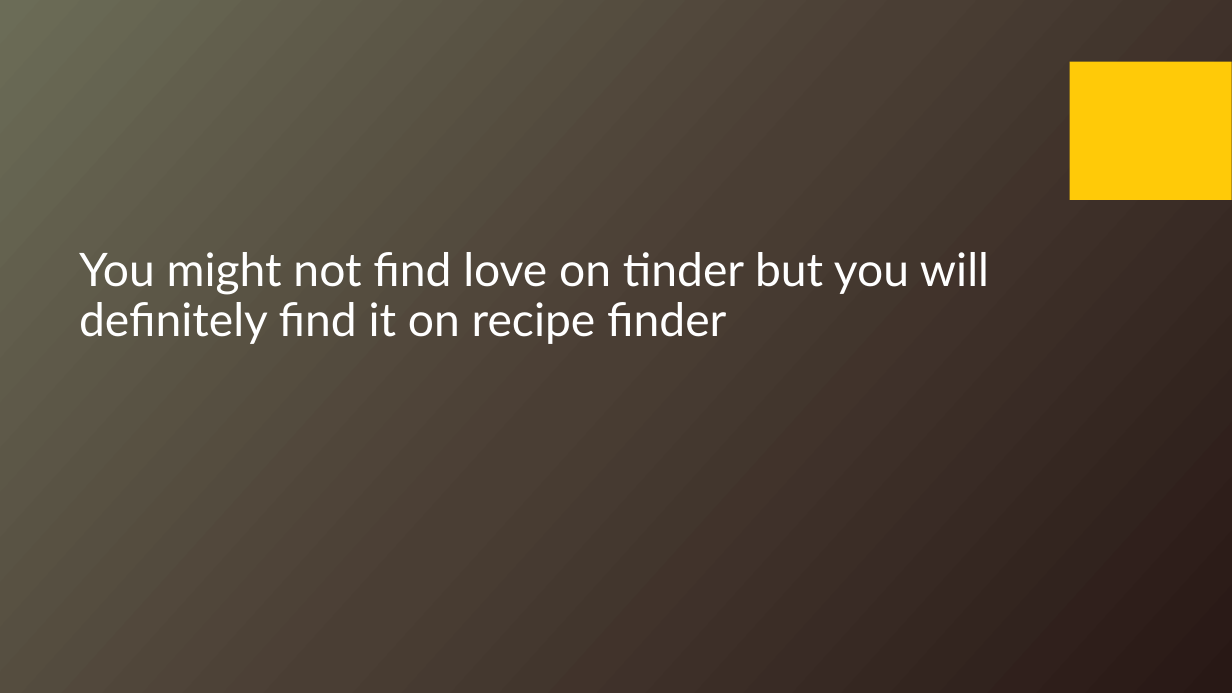
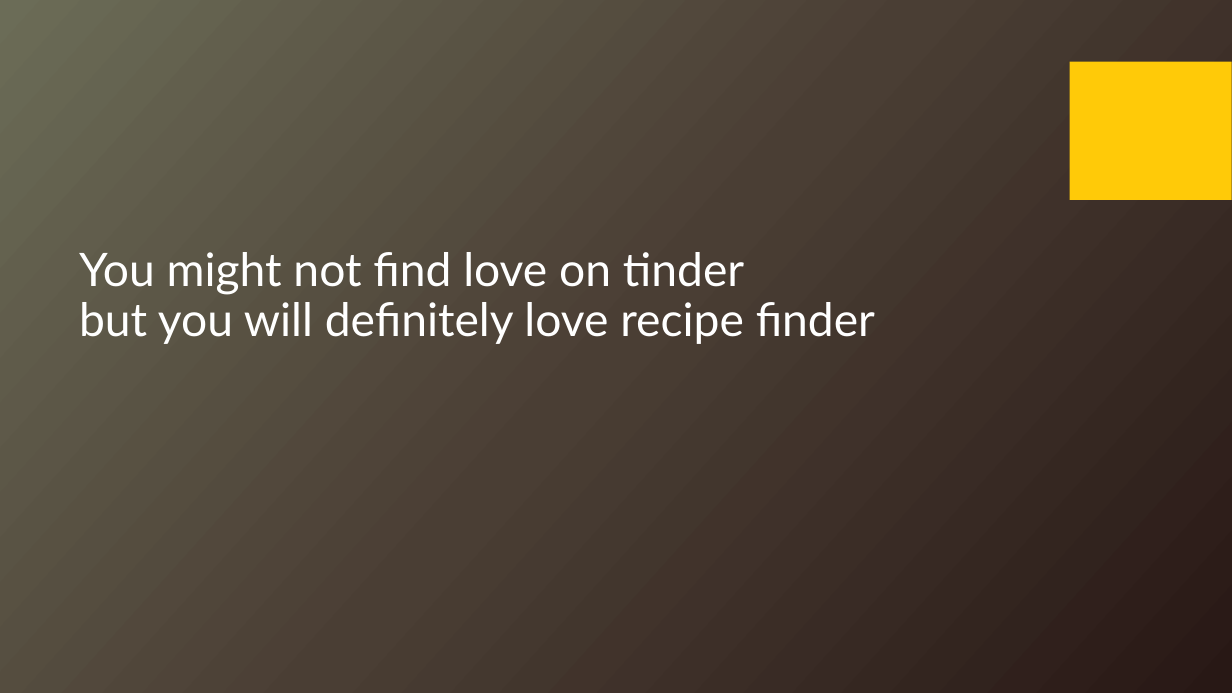
Before and after one commit to etaoin-shrdlu/HackHarvard22, a slide deck: slide 8 of Presentation.pptx (slide 6 before the commit). Drawn at 1232x693 pixels with LibreOffice and Linux fonts; fonts in the diff are those of the drawing; background and template pictures are left out. Boxes give left, top, right and bottom in pixels: in the first picture for what was removed or moved away, otherwise in the second. Text is boxed around its words. In the diff, an @@ line names an element or a change of style, - is before the commit and + after.

```diff
--- a/Presentation.pptx
+++ b/Presentation.pptx
@@ text at (79, 252, 875, 344): text changed @@
-You might not find love on tinder but you will definitely find it on recipe finder
+You might not find love on tinder
+but you will definitely love recipe finder
```
Also in this commit, not shown: 1 other slide changed, 3 slides added, 1 slide removed, 2 other files.
